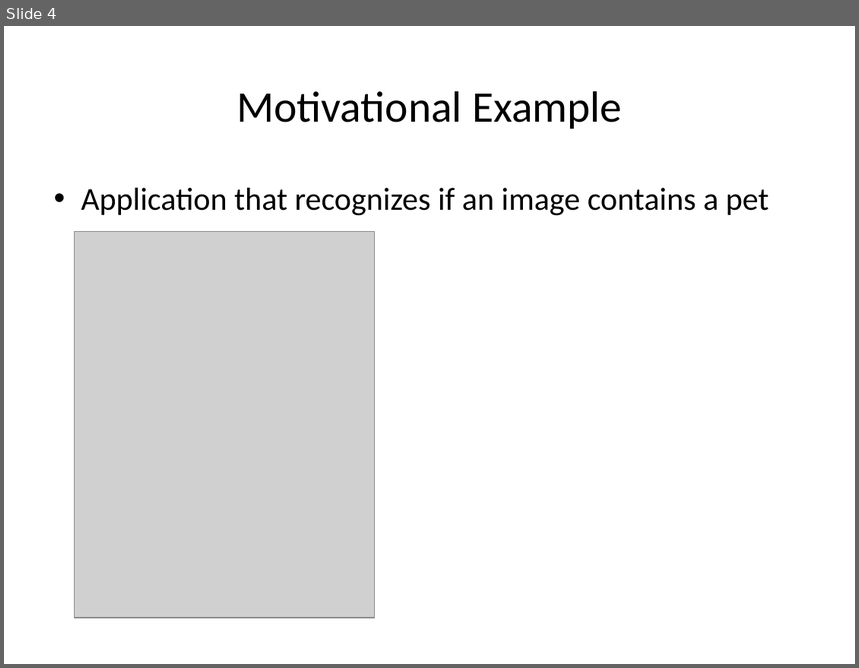
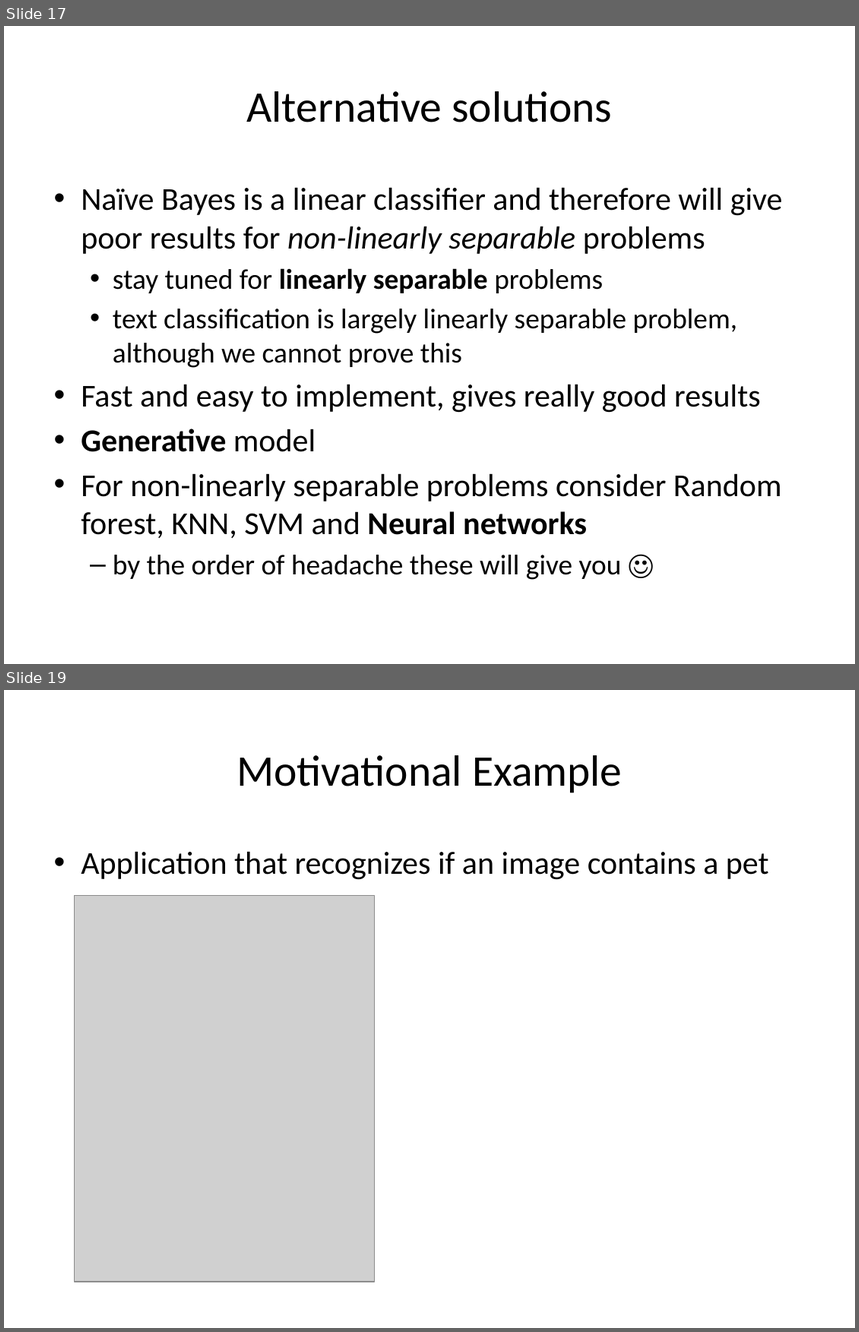
Before and after one commit to dtemraz/machine-learning, a slide deck: src/main/resources/nn.pptx. Shown one above the other, each under a label of ours: slide 4 before the commit, slides 17 and 19 after it; the slides between them are not shown. The pictures are 859x668 and 859x1332 pixels, drawn with LibreOffice and Linux fonts; fonts in the diff are those of the drawing; grey boxes stand for pictures; background and template pictures are left out. Boxes give left, top, right and bottom in pixels: in the first picture for what was removed or moved away, otherwise in the second. Text is boxed around its words. In the diff, an @@ line names an element or a change of style, - is before the commit and + after.

Commit message:
naive bayes, linear regression, reorganization

```diff
--- a/src/main/resources/nn.pptx
+++ b/src/main/resources/nn.pptx
@@ slide 17 added at [4, 26, 855, 664], background picture (left out) @@
@@ title added at [246, 91, 612, 123], 37 pt, text #000000 @@
+Alternative solutions
@@ text added at [81, 187, 783, 580], 27 pt, text #000000 @@
+• Naïve Bayes is a linear classifier and therefore will give poor results for non-linearly separable problems
+  • stay tuned for linearly separable problems
+  • text classification is largely linearly separable problem, although we cannot prove this
+• Fast and easy to implement, gives really good results
+• Generative model
+• For non-linearly separable problems consider Random forest, KNN, SVM and Neural networks
+  – by the order of headache these will give you ☺
@@ what was slide 4 is now slide 19 @@
```
Also in this commit, not shown: 5 slides changed, 14 other slides added, 39 other files.
